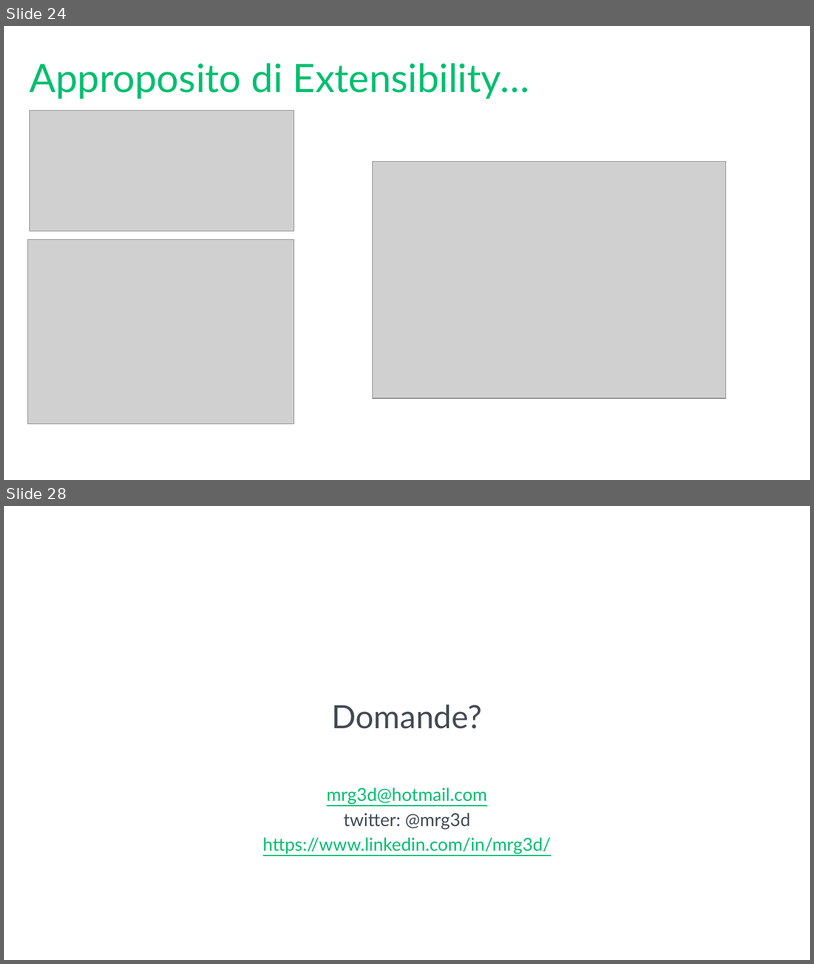
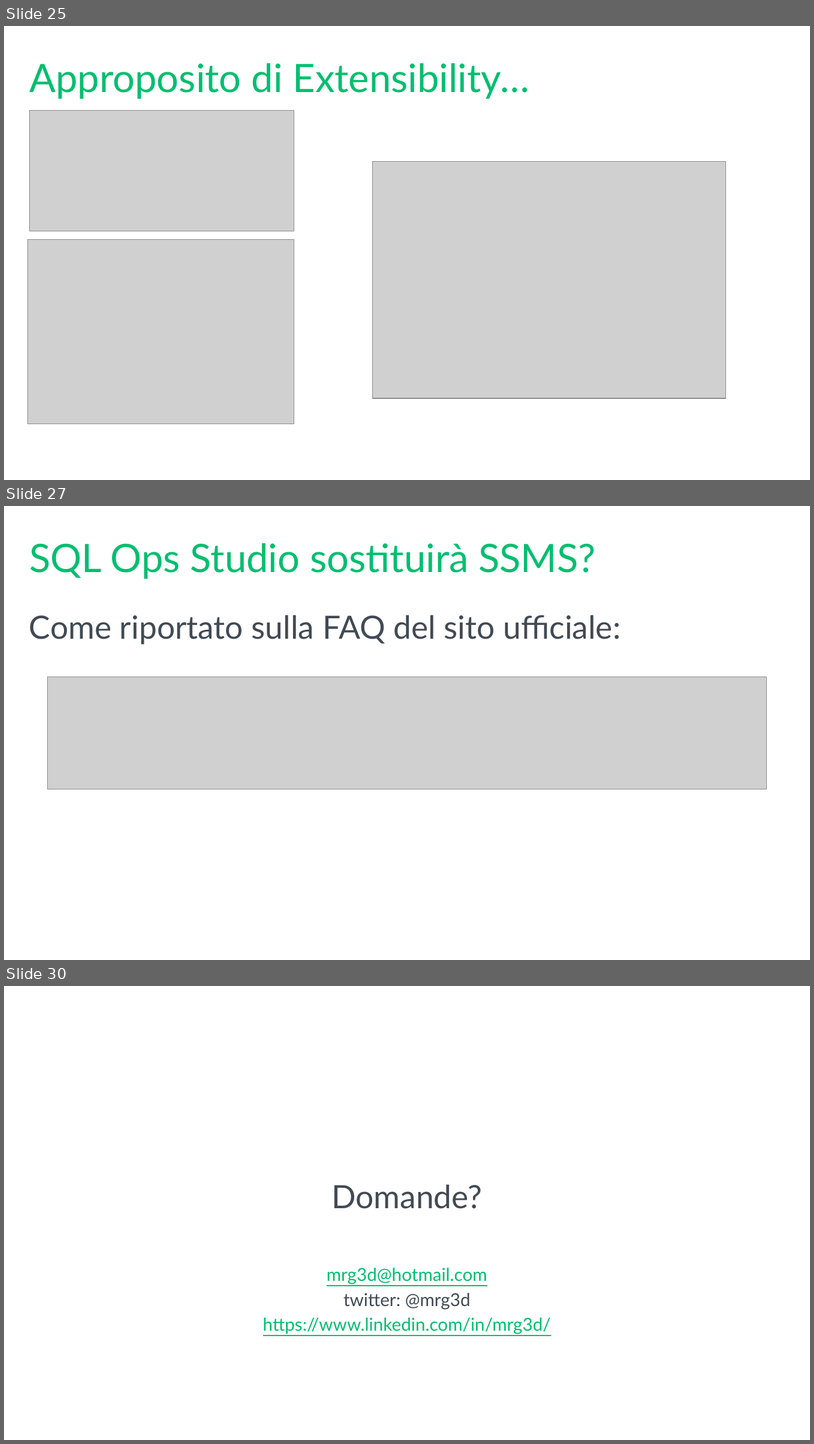
Before and after one commit to mrg3d/demo-opsstudio-repo, a slide deck: Introducing SQL Operations Studio.pptx. Shown one above the other, each under a label of ours: slides 24 and 28 before the commit, slides 25, 27 and 30 after it; the slides between them are not shown. The pictures are 814x964 and 814x1444 pixels, drawn with LibreOffice and Linux fonts; fonts in the diff are those of the drawing; grey boxes stand for pictures; background and template pictures are left out. Boxes give left, top, right and bottom in pixels: in the first picture for what was removed or moved away, otherwise in the second. Text is boxed around its words. In the diff, an @@ line names an element or a change of style, - is before the commit and + after.

```diff
--- a/Introducing SQL Operations Studio.pptx
+++ b/Introducing SQL Operations Studio.pptx
@@ slide 27 added at box(4, 506, 810, 960), background #FFFFFF @@
@@ title added at box(29, 543, 596, 579), 44 pt, text #00BF6F @@
+SQL Ops Studio sostituirà SSMS?
@@ text added at box(29, 615, 621, 644), 36 pt, text #414A54 @@
+Come riportato sulla FAQ del sito ufficiale:
@@ picture added at box(48, 676, 767, 789) @@
@@ what was slide 24 is now slide 25 @@
@@ what was slide 28 is now slide 30 @@
```
Also in this commit, not shown: 4 slides changed, 2 other slides added, 1 slide removed.
